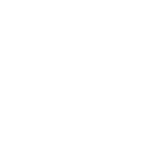
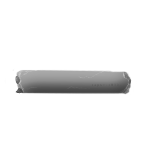
Comparing the layer stacks of the two 150 x 150 images. Changes:
added layer "SpaceTrash03" above "SpaceTrash01" over [12, 69, 132, 95]
hid "Background" over [12, 69, 132, 95]
